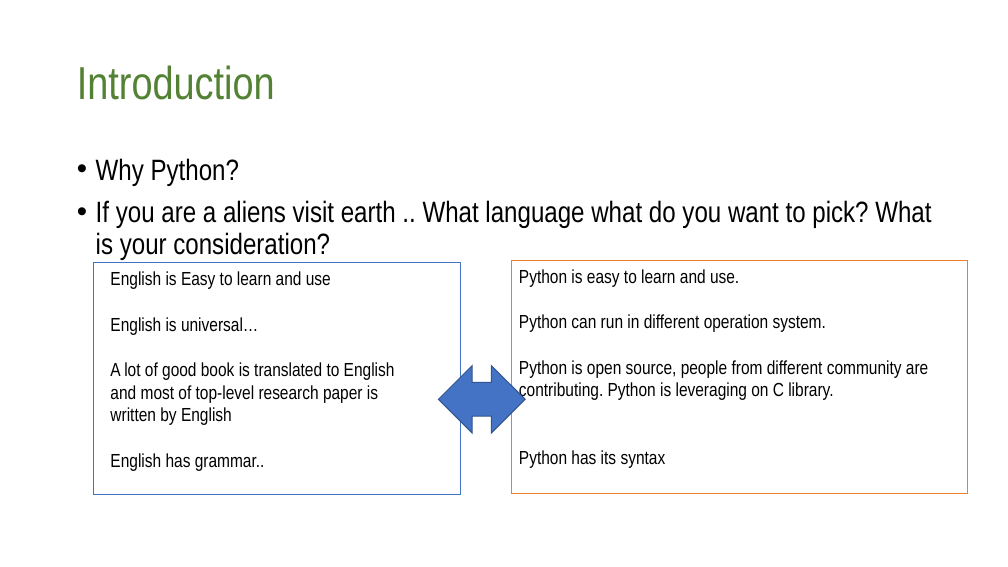
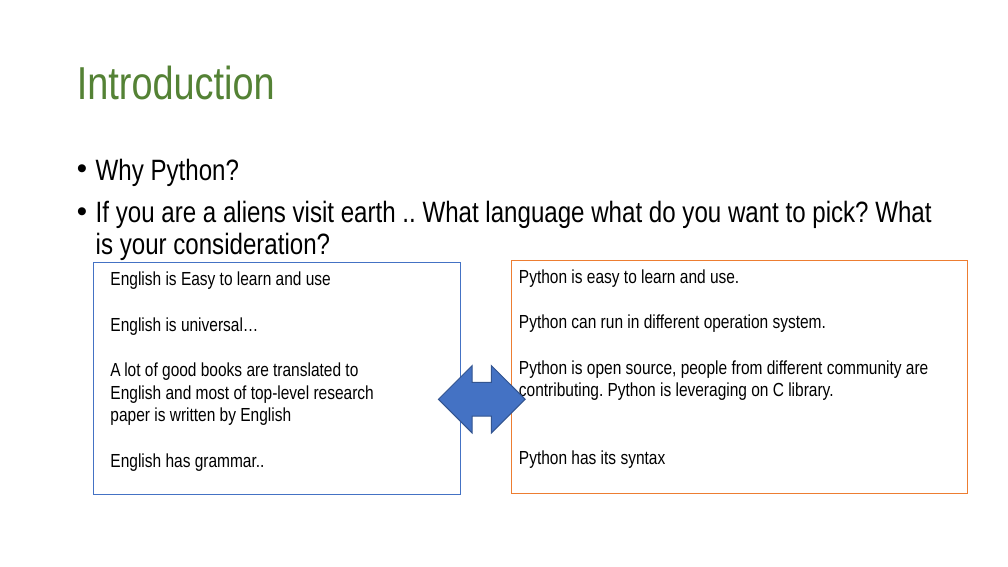
Before and after one commit to haoshisong/Python_Summer_Camp, a slide deck: slide 4 of Python summer camp.pptx. Drawn at 1008x567 pixels with LibreOffice and Linux fonts; fonts in the diff are those of the drawing. Boxes give left, top, right and bottom in pixels: in the first picture for what was removed or moved away, otherwise in the second. Text is boxed around its words. In the diff, an @@ line names an element or a change of style, - is before the commit and + after.

```diff
--- a/Python summer camp.pptx
+++ b/Python summer camp.pptx
@@ text at bbox=[110, 362, 374, 425]: text changed @@
-A lot of good book is translated to English and most of top-level research paper is written by English
+A lot of good books are translated to English and most of top-level research paper is written by English
```
Also in this commit, not shown: 2 other slides changed, 13 slides added.
